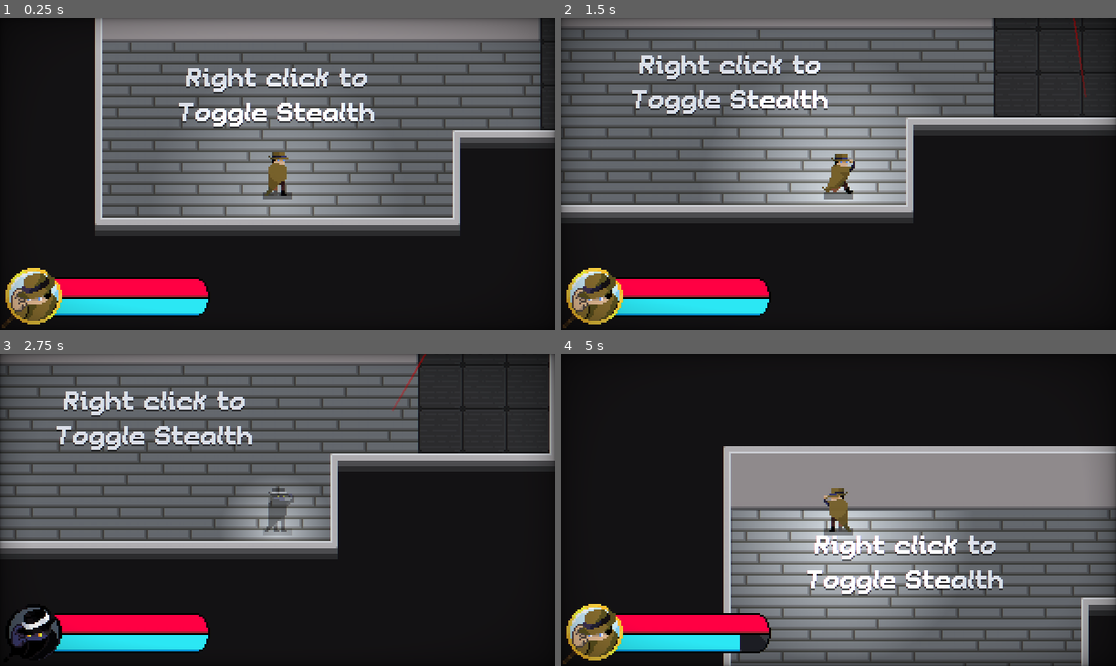
Above: before the commit, frames 1-4 (two rows, left to right).
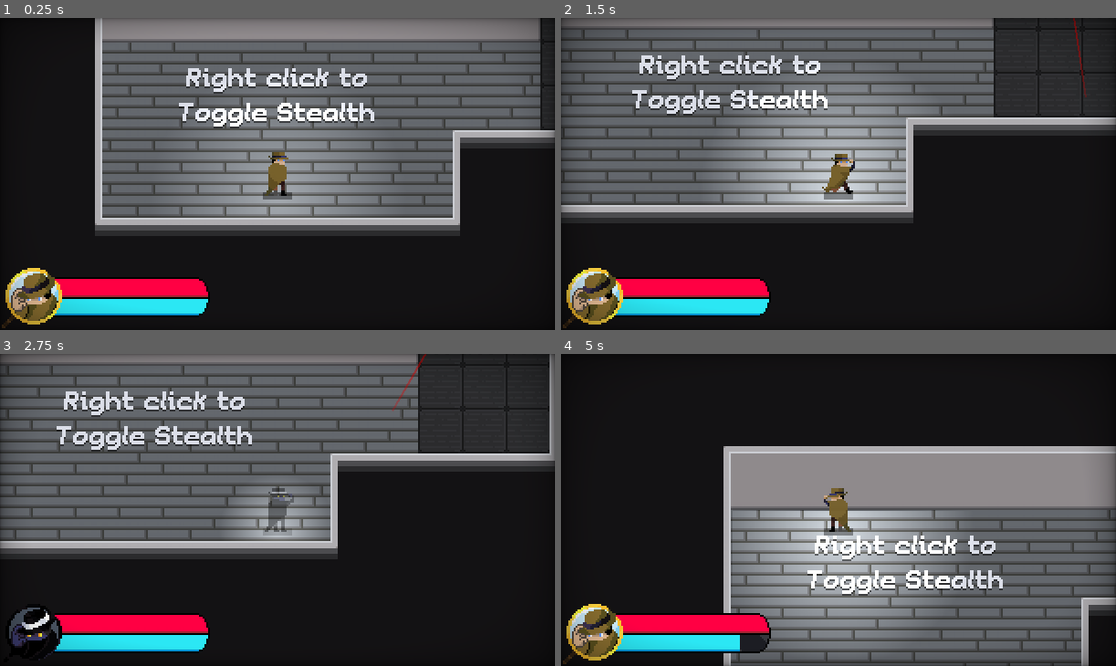
Above: after the commit, the same moments.

Repository: Cabidge/SGD1
Game: Godot game, scene res://assets/Main.tscn
The game is run twice, just before and just after one commit, with the same random seed, the same clock (stepped at 60 frames per second) and the same inputs. The engine's default icon, where the game draws it, is replaced by a stand-in: a white triangle on a blue panel in a dark square.
Inputs (mouse positions are in pixels of both pictures, inside the frame that each line leads up to):
- Up to frame 1 (0.25 s): no input
- Up to frame 2 (1.5 s): move the mouse to (960, 158) at 0.52 s; press the mouse at (960, 158) at 0.53 s; hold D (move_right) 0.53-1.28 s; move the mouse to (727, 189) at 1.27 s; release the mouse at (727, 189) at 1.28 s; hold S (move_down) from 1.28 s (still down); tap E (interact) at 1.35 s
- Up to frame 3 (2.75 s): tap Enter at 2 s; move the mouse to (333, 441) at 2.02 s; release S (move_down) at 2.03 s; hold D (move_right) from 2.03 s (still down); hold Right mouse button (stealth) from 2.03 s (still down)
- Up to frame 4 (5 s): move the mouse to (810, 572) at 2.77 s; release D (move_right) at 2.78 s; release Right mouse button (stealth) at 2.78 s; hold W (move_up) 2.78-3.53 s; click (810, 572) at 2.85 s; move the mouse to (1005, 556) at 3.52 s; hold E (interact) 3.53-4.28 s; hold A (move_left) from 3.53 s (still down); move the mouse to (672, 463) at 4.27 s; right-click (672, 463) at 4.35 s

The runs differ from the first frame. In frame 1, 0.5% of the frame differs, in the area x 0-68%, y 17-99%; in frame 2, 0.5%; in frame 3, 0.4%; in frame 4, 0.6%, in the area x 0-80%, y 45-99%.

Commit message:
CRT damaged aberration animation and fixed bug where initial aberration was 0.08 instead of 0

Diff:
--- a/assets/Main.tscn
+++ b/assets/Main.tscn
@@ -62,6 +62,22 @@
 "values": [ -15.0, 0.0 ]
 }
 
+[sub_resource type="Animation" id=4]
+resource_name = "Damaged"
+length = 0.2
+tracks/0/type = "value"
+tracks/0/path = NodePath(".:material:shader_param/aberration_amount")
+tracks/0/interp = 1
+tracks/0/loop_wrap = true
+tracks/0/imported = false
+tracks/0/enabled = true
+tracks/0/keys = {
+"times": PoolRealArray( 0, 0.2 ),
+"transitions": PoolRealArray( 0.5, 1 ),
+"update": 0,
+"values": [ 1.0, 0.0 ]
+}
+
 [sub_resource type="Animation" id=3]
 resource_name = "MissionFailed"
 length = 4.0
@@ -112,7 +128,7 @@
 "times": PoolRealArray( 0, 1.4, 1.9 ),
 "transitions": PoolRealArray( 1, 0.5, 1 ),
 "update": 0,
-"values": [ 0.0768111, 0.0, 0.9 ]
+"values": [ 0.0, 0.0, 0.8 ]
 }
 tracks/4/type = "value"
 tracks/4/path = NodePath(".:material:shader_param/show_horizontal_scan_lines")
@@ -383,6 +399,7 @@
 }
 
 [node name="AnimationPlayer" type="AnimationPlayer" parent="CanvasLayer/CRT"]
+anims/Damaged = SubResource( 4 )
 anims/MissionFailed = SubResource( 3 )
 
 [node name="ActivateSound" type="AudioStreamPlayer" parent="CanvasLayer/CRT"]
Not shown: 1 places in assets/Main.tscn that only renumber resources
